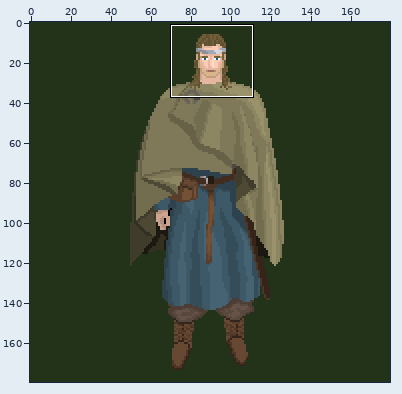
A sprite sheet gets an edit: Characters/Ljorn/Ljorn.png. The first picture is a wide view before the edit; the outline marks the close-up.
Close-up. Before the edit:
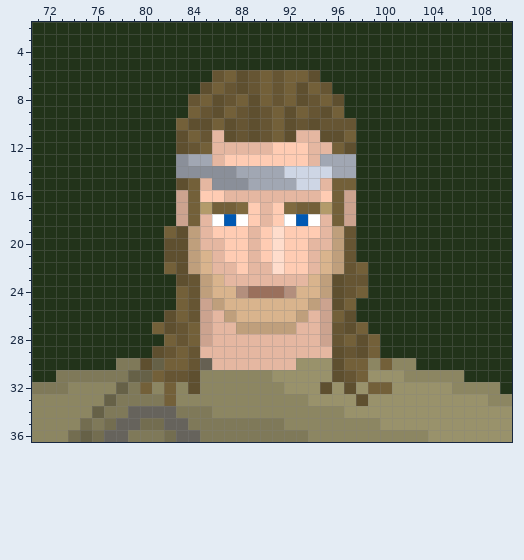
The file is 540x540 pixels, drawn in blocks of 3x3; one block is one cell here. Colours within 5 levels of each other are drawn and written as one. Shown: x 71..110, y 2..36. The commit also changed other parts of the picture, which this record leaves out.
After the commit:
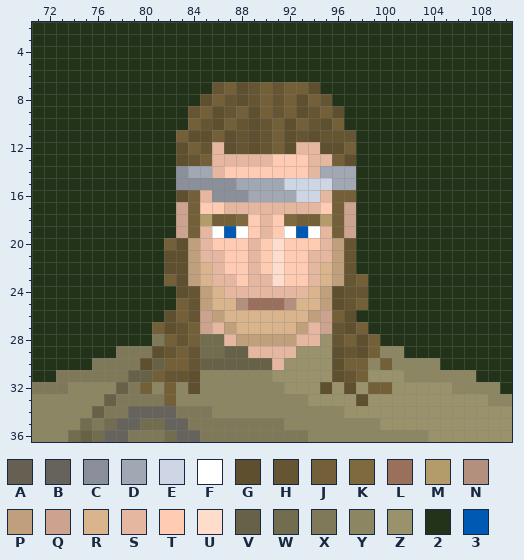
Palette (. is transparent): A #666052  B #66635c  C #8a8f99  D #a1a7b3  E #ced6e5  F #ffffff  G #5e4f2f  H #665533  J #736039  K #7f6a3f  L #9a705c  M #b39b6a  N #b38f7d  P #bf9f7c  Q #cca38f  R #d9b48d  S #e5b7a1  T #ffccb3  U #ffddcc  V #666147  W #736d50  X #7f7959  Y #8c8662  Z #99926b  2 #22331a  3 #0059b3
Changes in this commit:
Changed rows in their new state; - is an unchanged pixel.
first column x 76:
 6 ----------222222222-------------
 7 ---------2HJ-----JG2------------
 8 --------2GJ-GH----JH2-----------
 9 --------HJ-HJ-JHJG-JG-----------
10 -------2JHGJ-----JHGJ2----------
11 -------JGGJ------HGHHH----------
12 --------JH-GHGHJGS-GGJ----------
13 -------GHJ-SSSS----SJG----------
14 --------DDSTTTTTTTSD------------
15 -------CCC--D---E--EDD----------
16 -------G-SCCCDDDDEES-J----------
17 ---------TTSSS-SSSST------------
18 ---------MJJK---KJJM------------
19 ------2QJ-F3FTSTF3F-JQ----------
20 ------J---T-------T-------------
21 ---------S---------S------------
22 ------G----T--T-------2---------
23 ------J-PRS-T--UTTSRP-J---------
24 -------G---SSSSSSS----H---------
25 ---------PR-NLLLN-RP-HJ---------
26 ----------PR-----RP-------------
27 -----------PRRRRRP--------------
28 -----X---WW-PPPPP--Z------------
29 --XXX----WWVV----ZZZ----YY------
30 XX-------VVVVVV-Z----------YY---
31 -------------------------------Y
Changed places in both close-ups, as pixel boxes (x1, y1, x2, y2):
changed: (92, 70, 476, 382)
